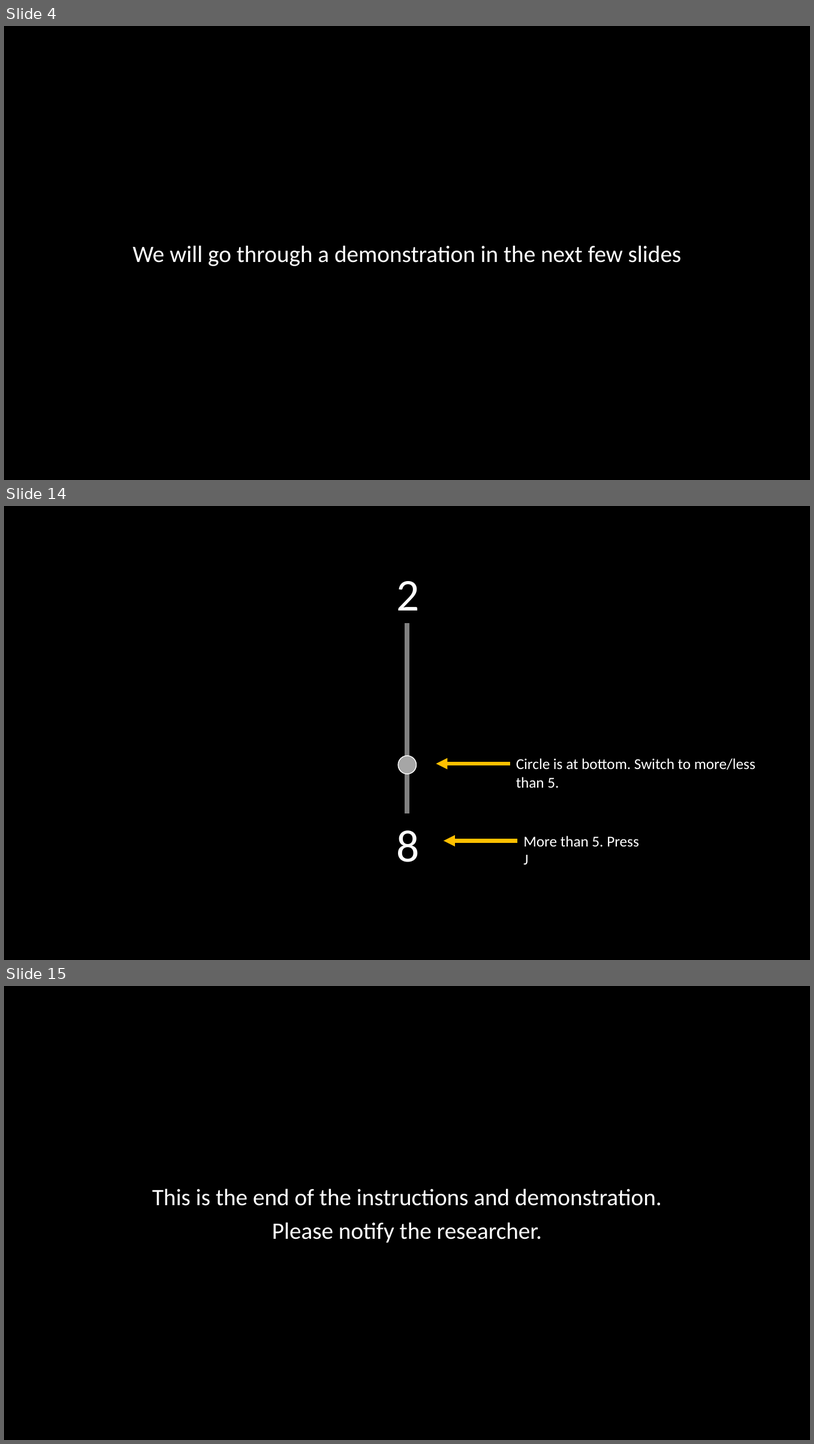
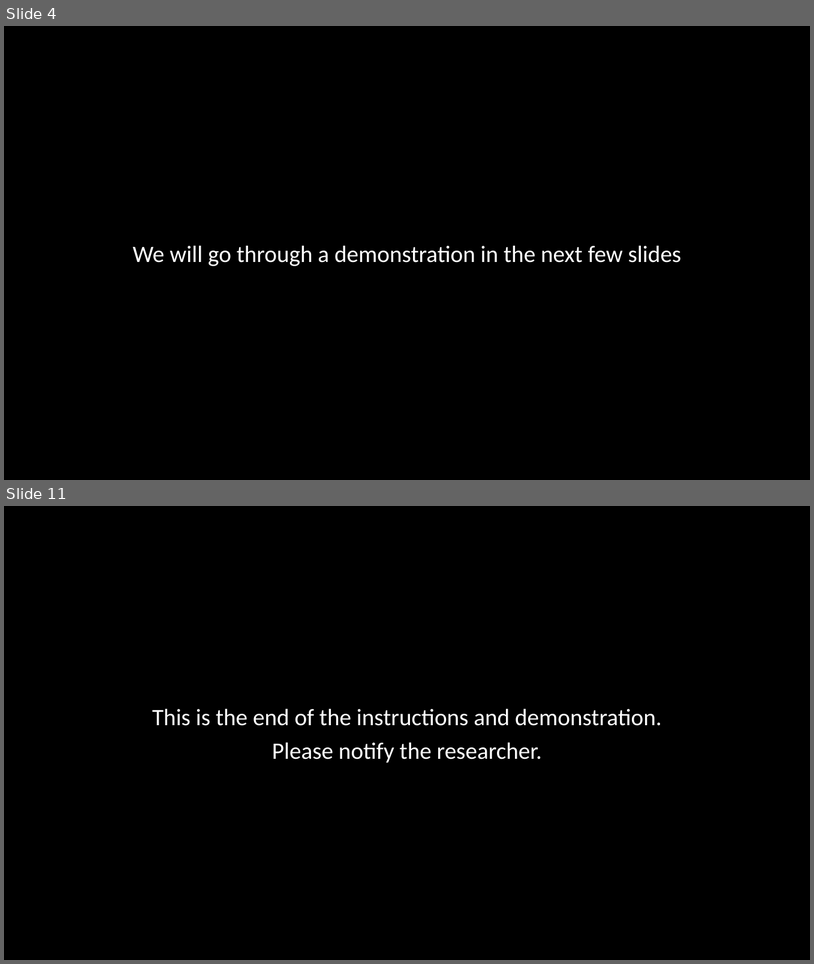
Before and after one commit to winsonfzyang/mindfulness_flexibility, a slide deck: instructions/affflex.pptx. Shown one above the other, each under a label of ours: slides 4, 14 and 15 before the commit, slides 4 and 11 after it; the slides between them are not shown. The pictures are 814x1444 and 814x964 pixels, drawn with LibreOffice and Linux fonts; fonts in the diff are those of the drawing. Boxes give left, top, right and bottom in pixels: in the first picture for what was removed or moved away, otherwise in the second. Text is boxed around its words. In the diff, an @@ line names an element or a change of style, - is before the commit and + after.

Commit message:
update cog switch buttons

```diff
--- a/instructions/affflex.pptx
+++ b/instructions/affflex.pptx
@@ slide 14 removed at [4,506,810,960], background #000000 @@
@@ text removed at [397,581,420,610] @@
-2
@@ line removed from (408, 624) to (408, 813) @@
@@ ellipse removed at [398,756,417,774] @@
@@ arrow removed from (510, 764) to (437, 764) @@
@@ text removed at [516,758,756,787] @@
-Circle is at bottom. Switch to more/less than 5.
@@ text removed at [397,830,420,862] @@
-8
@@ arrow removed from (518, 841) to (444, 841) @@
@@ text removed at [524,835,639,864] @@
-More than 5. Press J
@@ what was slide 15 is now slide 11 @@
```
Also in this commit, not shown: 2 slides changed, 6 slides added, 9 other slides removed, 1 other file.
